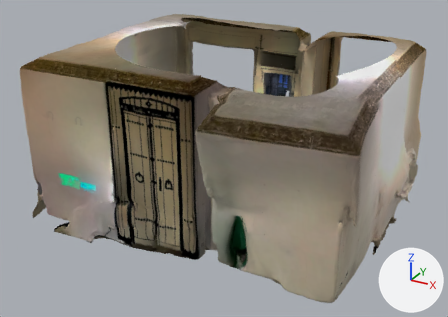
Two versions of the glTF model assets/berlin/interior.glb, one commit apart.
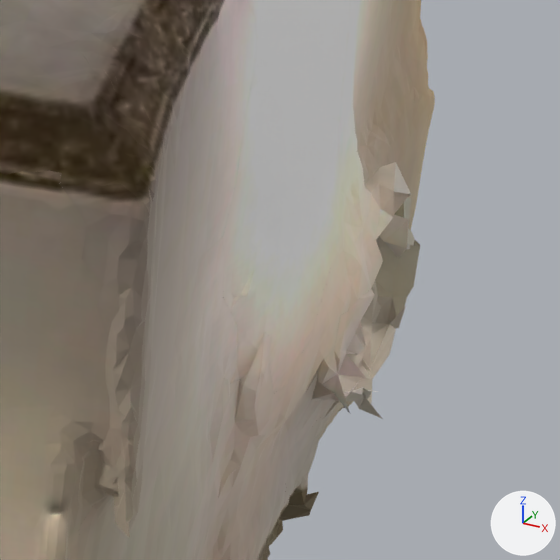
Each version appears first whole from a 50 mm lens placed at (5.35, -12.88, 4.63), pointed at (-0.25, -2.7, -0.46), and next in a close-up on the part from 73% to 100% of the width and 36% to 73% of the height. Lighting does not change. The marker at lower right points along +X, +Y and +Z. The first two pictures are the older version. Where no turn or scale is listed for an object, it has been applied to the vertices. Vertices at exactly the same position are counted once.
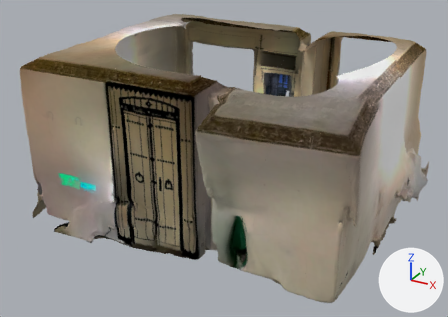
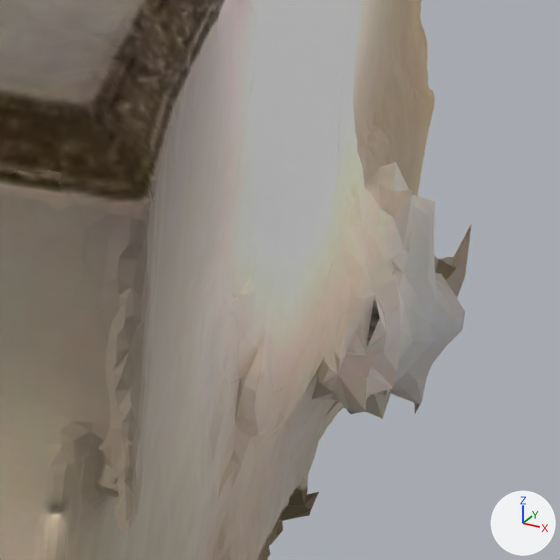
Where the newer file only moved an object's origin or applied its transform, the numbers keep the older frame.

Where the change shows, as pixel boxes (x1, y1, x2, y2) in the close-ups (560 x 560 px):
'Mesh_1', reshaped
    before: (0, 0, 435, 560)
    after: (0, 0, 465, 560)
'Mesh_0', reshaped
    before: (0, 0, 428, 560)
    after: (0, 0, 472, 560)
'Mesh_2', reshaped
    before: (317, 209, 393, 413)
    after: (317, 209, 433, 414)
part 1 of me_mesh_0, added
    after: (365, 223, 472, 418)
part 2 of me_mesh_1, added
    after: (371, 189, 465, 405)
part 3 of me_mesh_2, added
    after: (338, 218, 433, 414)

Diff of the bpy script that builds the scene:
```diff
--- a/assets/berlin/interior.glb.py
+++ b/assets/berlin/interior.glb.py
@@ me_mesh_0 @@
 # used by ob_mesh_0; location = (-0.136, -2.219, 0.006)
-me_mesh_0.from_pydata(...)  # 15383 vertices, 27838 faces; spans x -3.37..3.37, y -2.93..2.93, z -1.8..1.8
+me_mesh_0.from_pydata(...)  # 15461 vertices, 27980 faces; spans x -3.37..3.56, y -2.93..2.93, z -1.8..1.8
+# me_mesh_0 part 1: 78 vertices added at x 3.35..3.56, y 0.3..1.59, z -1.26..-0.51
+# other edits to the shape of me_mesh_0 do not show in these pictures
 me_mesh_0.materials.append(mat_material_0)
@@ me_mesh_1 @@
 # used by ob_mesh_1; location = (-0.132, -2.338, 0.0)
-me_mesh_1.from_pydata(...)  # 15636 vertices, 28448 faces; spans x -3.38..3.38, y -3.03..3.03, z -1.82..1.82
+me_mesh_1.from_pydata(...)  # 15718 vertices, 28587 faces; spans x -3.38..3.64, y -3.03..3.03, z -1.82..1.82
+# me_mesh_1 part 2
+# 82 vertices are added at x 3.33..3.64, y 0.7..1.4, z -1.18..-0.16
+# 139 new faces join them
 me_mesh_1.materials.append(mat_material_1)
@@ me_mesh_2 @@
 # used by ob_mesh_2; location = (-0.013, -1.65, -0.231)
-me_mesh_2.from_pydata(...)  # 1427 vertices, 2247 faces; spans x -3.29..3.29, y -2.31..2.31, z -1.35..1.35
+me_mesh_2.from_pydata(...)  # 1472 vertices, 2321 faces; spans x -3.29..3.43, y -2.31..2.31, z -1.35..1.35
+# me_mesh_2 part 3
+# 45 vertices are added at x 3.22..3.43, y -0.27..0.43, z -0.8..-0.2
+# 74 new faces join them
 me_mesh_2.materials.append(mat_material_2)
```
